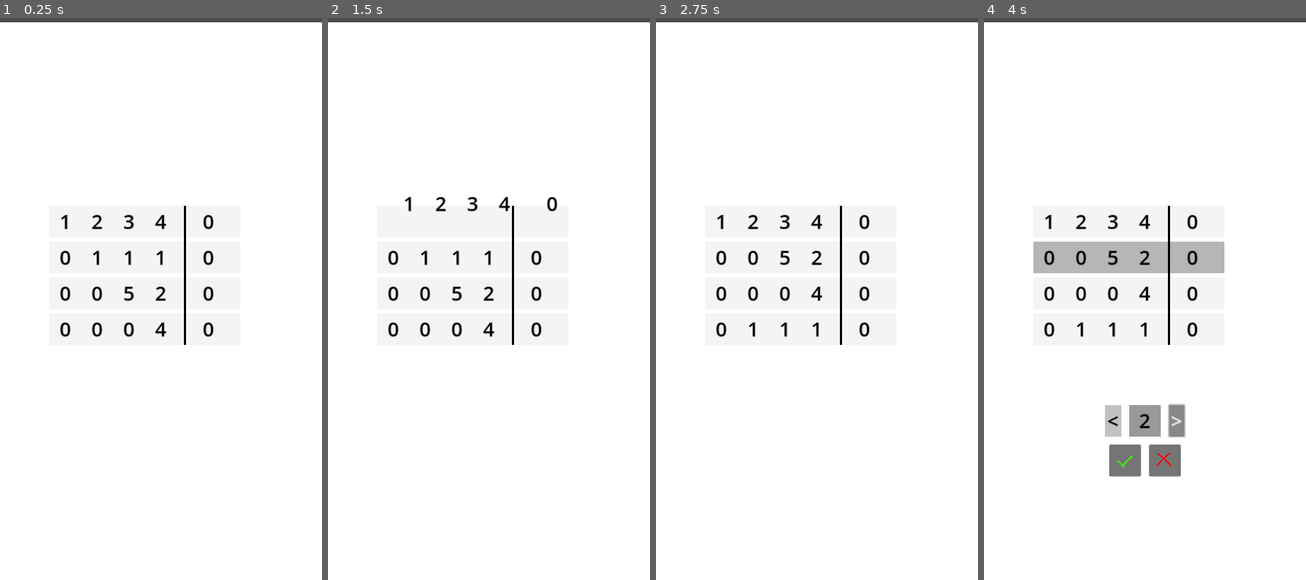
Above: before the commit, frames 1-4 (left to right).
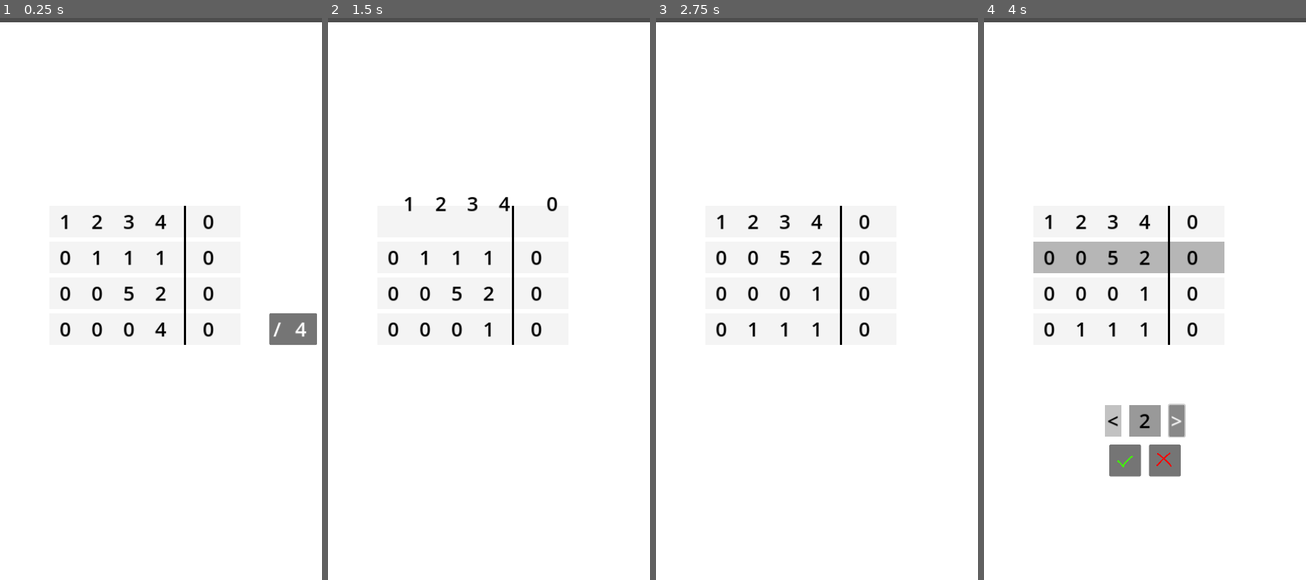
Above: after the commit, the same moments.

Repository: YassenEfremov/GaussMatrixFun
Game: Godot game, scene res://scenes/main.tscn
Same seed, same stepped clock (60 frames per second), same inputs: the game is played once before the commit and once after it.
Inputs (mouse positions are in pixels of both pictures, inside the frame that each line leads up to):
- Up to frame 1 (0.25 s): no input
- Up to frame 2 (1.5 s): click (621, 327) at 0.5 s, where only the run after the commit has a clickable "/"; tap Enter at 1.25 s; drag from (472, 220) to (521, 169) at 1.27 s
- Up to frame 3 (2.75 s): drag from (800, 259) to (800, 405) at 2.02 s
- Up to frame 4 (4 s): move the mouse to (1128, 259) at 2.77 s; click (1128, 259) at 2.92 s; click ">" at 3.5 s

The runs differ from the first frame. In frame 1, 0.8% of the frame differs, in the area x 83-99%, y 52-59%; in frame 2, less than 0.1%; in frame 3, less than 0.1%; in frame 4, less than 0.1%.

Commit message:
Fix row divisibility at start of game

Diff:
--- a/scripts/row.gd
+++ b/scripts/row.gd
@@ -19,6 +19,7 @@
 
 func _ready():
 	update_labels()
+	update_divider()
 	t = $Timer
 
 func _unhandled_input(event):
